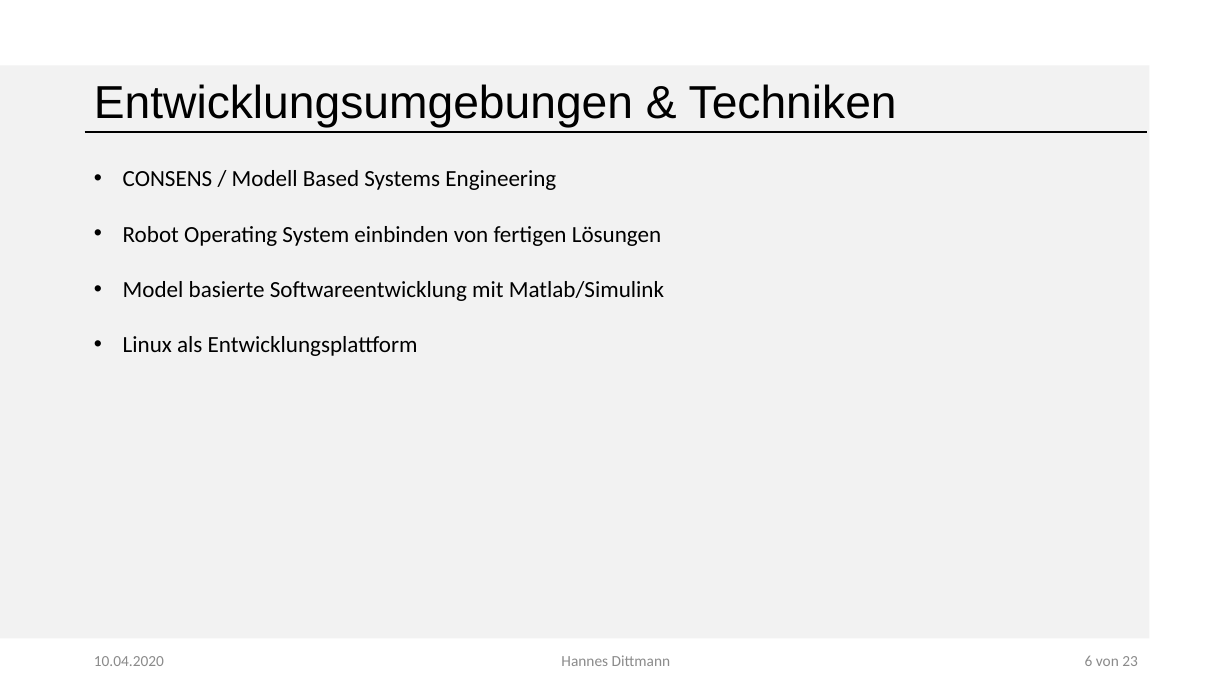
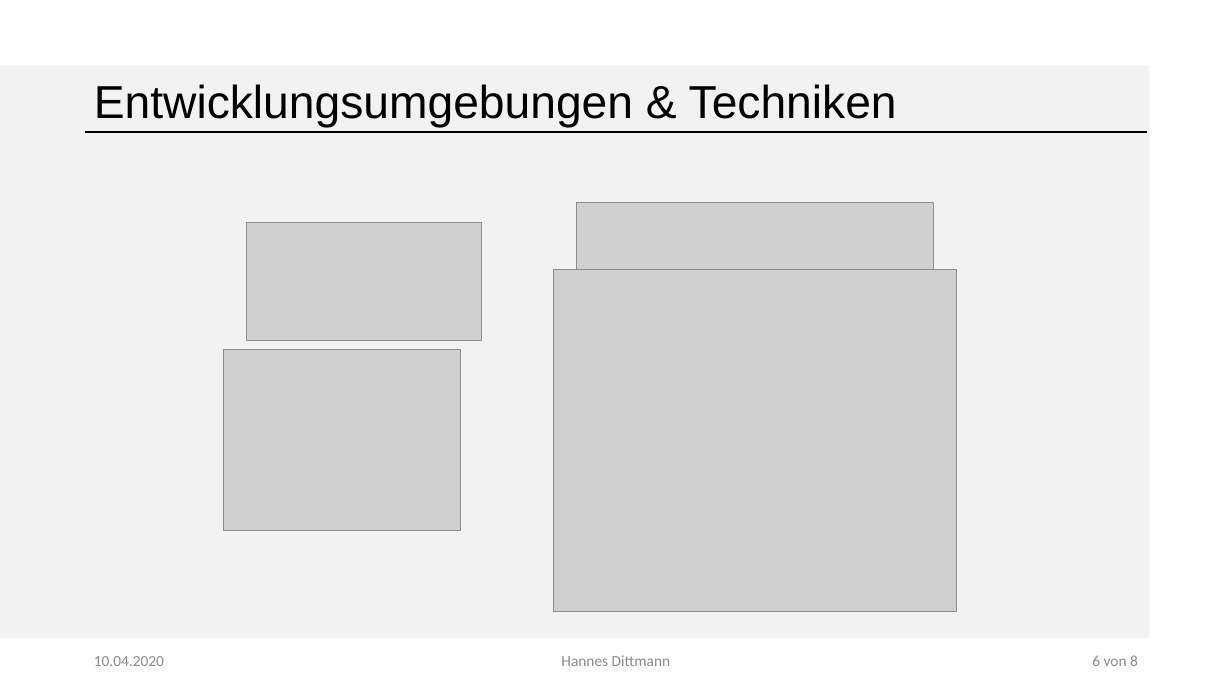
Before and after one commit to GiulliMo/Master_Doc, a slide deck: slide 6 of Präsentationen/HSHL/Besprechung_Göbel.pptx. Drawn at 1232x693 pixels with LibreOffice and Linux fonts; fonts in the diff are those of the drawing; grey boxes stand for pictures; background and template pictures are left out. Boxes give left, top, right and bottom in pixels: in the first picture for what was removed or moved away, otherwise in the second. Text is boxed around its words. In the diff, an @@ line names an element or a change of style, - is before the commit and + after.

```diff
--- a/Präsentationen/HSHL/Besprechung_Göbel.pptx
+++ b/Präsentationen/HSHL/Besprechung_Göbel.pptx
@@ text removed at (x1=123, y1=170, x2=664, y2=356) @@
-• CONSENS / Modell Based Systems Engineering
-• Robot Operating System einbinden von fertigen Lösungen
-• Model basierte Softwareentwicklung mit Matlab/Simulink
-• Linux als Entwicklungsplattform
@@ group added at (x1=224, y1=202, x2=957, y2=612): 4 pictures @@
@@ text at (x1=1092, y1=655, x2=1138, y2=666): text changed @@
-6 von 23
+6 von 8
```
Also in this commit, not shown: 7 other slides changed, 1 other file.
